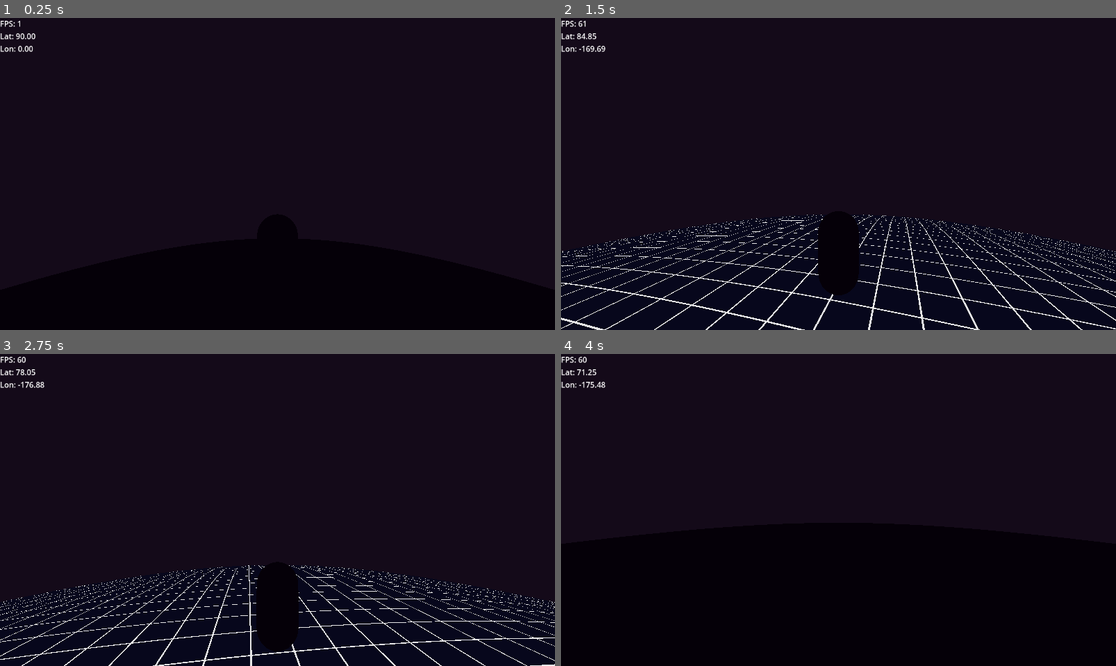
Above: before the commit, frames 1-4 (two rows, left to right).
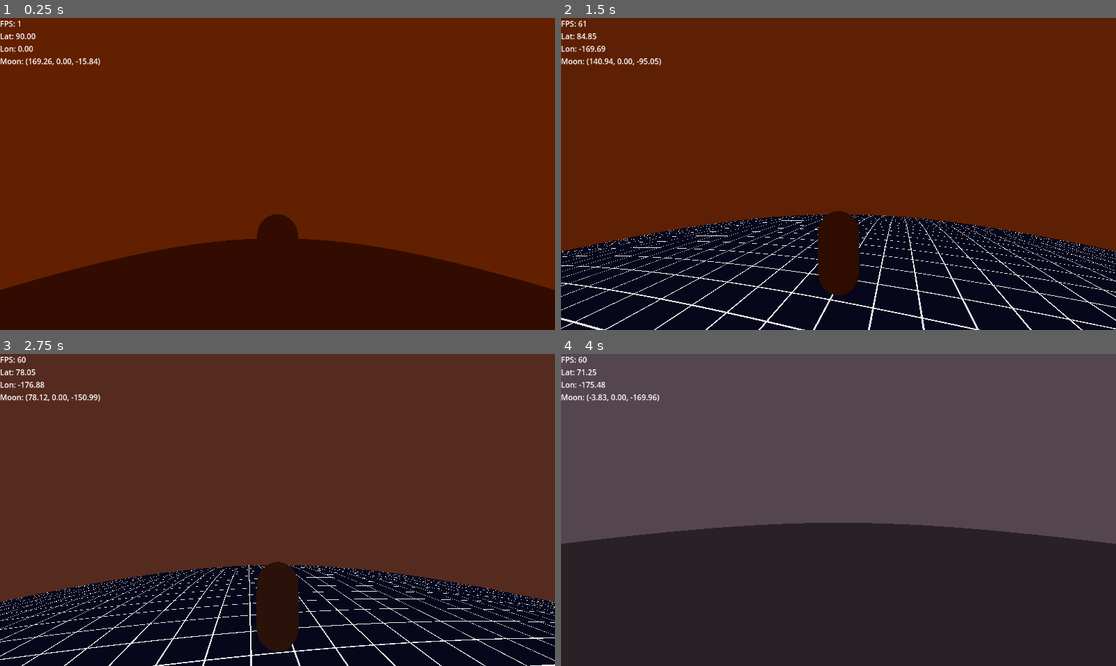
Above: after the commit, the same moments.

Repository: valfrom/LittlePlanet
Game: Godot game, scene res://world.tscn
Two runs of this game, one before a commit and one after it. Both use one fixed random seed, a clock stepped at 60 frames per second and the inputs below.
Inputs (mouse positions are in pixels of both pictures, inside the frame that each line leads up to):
- Up to frame 1 (0.25 s): no input
- Up to frame 2 (1.5 s): move the mouse to (866, 174) at 0.52 s; hold W (move_forward) from 0.53 s (still down); tap Space (jump) at 0.77 s; move the mouse to (810, 174) at 1.27 s
- Up to frame 3 (2.75 s): keep holding W (move_forward); tap Space (jump) at 1.52 s; move the mouse to (288, 503) at 2.02 s
- Up to frame 4 (4 s): keep holding W (move_forward); move the mouse to (832, 516) at 2.77 s; tap Space (jump) at 3.02, 3.77 s; move the mouse to (877, 513) at 3.52 s

The runs differ from the first frame. In frame 1, 100% of the frame differs, in the area x 0-100%, y 0-100%; in frame 2, 69%; in frame 3, 74%; in frame 4, 100%.

Commit message:
Add orbiting moon with omni light (#6)

Diff:
--- a/AtmosphereController.gd
+++ b/AtmosphereController.gd
@@ -2,7 +2,8 @@
 
 @export var player: Node3D
 @export var planet: Node3D
-@export var sun_light: DirectionalLight3D
+@export var moon_light: OmniLight3D
+@export var moon_mesh: MeshInstance3D
 @export var world_environment: WorldEnvironment
 @export var day_zenith_color: Color = Color(0.2, 0.45, 0.95)
 @export var day_horizon_color: Color = Color(0.55, 0.75, 1.0)
@@ -10,11 +11,12 @@
 @export var dusk_horizon_color: Color = Color(1.0, 0.4, 0.1)
 @export var night_zenith_color: Color = Color(0.02, 0.05, 0.1)
 @export var night_horizon_color: Color = Color(0.08, 0.04, 0.1)
-@export var sun_min_intensity: float = 0.05
 @export var sun_max_intensity: float = 2.0
+@export_range(0.0, 1.0, 0.01) var moon_brightness_boost: float = 0.2
 
 var _material: ShaderMaterial
 var _environment: Environment
+var _moon_material: BaseMaterial3D
 
 func _ready() -> void:
     _material = material_override as ShaderMaterial
@@ -22,13 +24,15 @@
         _environment = world_environment.environment
         if _environment and _environment.background_mode != Environment.BG_COLOR:
             _environment.background_mode = Environment.BG_COLOR
+    if moon_mesh:
+        _moon_material = moon_mesh.material_override as BaseMaterial3D
 
 func _process(delta: float) -> void:
-    if player == null or planet == null or sun_light == null or _material == null:
+    if player == null or planet == null or moon_light == null or _material == null:
         return
 
     var up_dir: Vector3 = (player.global_position - planet.global_position).normalized()
-    var sun_dir: Vector3 = -sun_light.global_transform.basis.z
+    var sun_dir: Vector3 = (moon_light.global_position - planet.global_position).normalized()
     var elevation: float = clamp(sun_dir.dot(up_dir), -1.0, 1.0)
 
     var daylight: float = clamp((elevation + 0.1) / 0.9, 0.0, 1.0)
@@ -45,10 +49,15 @@
     _material.set_shader_parameter("horizon_color", horizon_color)
 
     var sun_tint: Color = horizon_color.lerp(Color.WHITE, daylight)
-    sun_light.light_color = sun_tint
-
-    var intensity_mix: float = daylight * (1.0 - sunset)
-    sun_light.light_energy = lerp(sun_min_intensity, sun_max_intensity, intensity_mix)
+    var moon_glow: Color = sun_tint.lerp(Color.WHITE, moon_brightness_boost)
+    moon_light.light_color = moon_glow
+    moon_light.light_energy = sun_max_intensity
+    if _moon_material:
+        _moon_material.albedo_color = moon_glow
+        if "emission_enabled" in _moon_material:
+            _moon_material.emission_enabled = true
+            _moon_material.emission = moon_glow
+            _moon_material.emission_energy = 1.0 + moon_brightness_boost * 2.0
 
     if _environment:
         _environment.background_color = horizon_color
--- a/HUD.gd
+++ b/HUD.gd
@@ -2,6 +2,7 @@
 
 @export var player: Node3D
 @export var planet: Node3D
+@export var moon: Node3D
 
 @onready var label: Label = $Label
 
@@ -10,6 +11,7 @@
 
 	var lat_deg := 0.0
 	var lon_deg := 0.0
+	var moon_pos_text := "Moon: (n/a)"
 
 	if player != null and planet != null:
 		var local_pos := planet.to_local(player.global_position)
@@ -20,8 +22,17 @@
 			lat_deg = rad_to_deg(lat)
 			lon_deg = rad_to_deg(lon)
 
-	label.text = "FPS: %d\nLat: %.2f\nLon: %.2f" % [
+	if moon != null:
+		var moon_pos := moon.global_position
+		moon_pos_text = "Moon: (%.2f, %.2f, %.2f)" % [
+			moon_pos.x,
+			moon_pos.y,
+			moon_pos.z,
+		]
+
+	label.text = "FPS: %d\nLat: %.2f\nLon: %.2f\n%s" % [
 		fps,
 		lat_deg,
-		lon_deg
+		lon_deg,
+		moon_pos_text,
 	]
--- /dev/null
+++ b/Moon.gd
@@ -0,0 +1,28 @@
+extends Node3D
+
+@export var planet: Node3D
+@export var orbit_radius: float = 170.0
+@export var orbit_speed: float = 0.4
+@export var orbit_axis: Vector3 = Vector3.UP
+
+var _orbit_angle: float = 0.0
+
+func _ready() -> void:
+	if planet == null:
+		push_warning("Moon has no planet to orbit.")
+		return
+	_update_orbit_position()
+
+func _process(delta: float) -> void:
+	if planet == null:
+		return
+	_orbit_angle = wrapf(_orbit_angle + orbit_speed * delta, 0.0, TAU)
+	_update_orbit_position()
+
+func _update_orbit_position() -> void:
+	var pivot := planet.global_transform.origin
+	var offset := Vector3(orbit_radius, 0.0, 0.0)
+	var basis := Basis(orbit_axis.normalized(), _orbit_angle)
+	var orbit_position := pivot + basis * offset
+	global_transform = Transform3D(global_transform.basis, orbit_position)
+	look_at(pivot, Vector3.UP)
--- a/world.tscn
+++ b/world.tscn
@@ -1,11 +1,12 @@
-[gd_scene load_steps=15 format=3 uid="uid://cjds608jy4xuv"]
+[gd_scene load_steps=18 format=3 uid="uid://cjds608jy4xuv"]
 
 [ext_resource type="Material" uid="uid://cdmhn2hjag56n" path="res://PlanetCurvature.tres" id="1_f3sb7"]
 [ext_resource type="Script" uid="uid://mhvgxe13x8ng" path="res://Player.gd" id="2_fj7yv"]
 [ext_resource type="Script" uid="uid://cgf2d738d1fss" path="res://OrbitCamera.gd" id="3_tlwt5"]
 [ext_resource type="Script" uid="uid://du64yerbgjgaa" path="res://HUD.gd" id="4_aqk2v"]
+[ext_resource type="Script" uid="uid://bgn4v6y0d2oxf" path="res://Moon.gd" id="5_l4v74"]
 [ext_resource type="Material" path="res://AtmosphereMaterial.tres" id="6_fx2th"]
-[ext_resource type="Script" uid="uid://b2qlcqewkbmev" path="res://AtmosphereController.gd" id="7_28gmi"]
+[ext_resource type="Script" uid="uid://xnafrinm1vra" path="res://AtmosphereController.gd" id="7_28gmi"]
 
 [sub_resource type="Environment" id="Environment_tlwt5"]
 background_mode = 1
@@ -34,6 +35,15 @@
 
 [sub_resource type="CapsuleMesh" id="CapsuleMesh_tlwt5"]
 
+[sub_resource type="StandardMaterial3D" id="StandardMaterial3D_3df6x"]
+albedo_color = Color(0.74, 0.72, 0.7, 1)
+metallic = 0.08
+roughness = 0.92
+
+[sub_resource type="SphereMesh" id="SphereMesh_67n3l"]
+radius = 15.0
+height = 30.0
+
 [node name="World" type="Node3D"]
 
 [node name="WorldEnvironment" type="WorldEnvironment" parent="."]
@@ -47,15 +57,18 @@
 material_override = ExtResource("1_f3sb7")
 mesh = SubResource("SphereMesh_tlwt5")
 
-[node name="Atmosphere" type="MeshInstance3D" parent="Planet" node_paths=PackedStringArray("player", "planet", "sun_light", "world_environment")]
+[node name="Atmosphere" type="MeshInstance3D" parent="Planet" node_paths=PackedStringArray("player", "planet", "moon_light", "moon_mesh", "world_environment")]
 material_override = ExtResource("6_fx2th")
 cast_shadow = 0
 mesh = SubResource("SphereMesh_qjrcu")
 script = ExtResource("7_28gmi")
 player = NodePath("../../Player")
 planet = NodePath("..")
-sun_light = NodePath("")
+moon_light = NodePath("../../Moon/MoonLight")
+moon_mesh = NodePath("../../Moon/MeshInstance3D")
 world_environment = NodePath("../../WorldEnvironment")
+dusk_zenith_color = Color(0.3376045, 0.13036183, 0.21543393, 1)
+dusk_horizon_color = Color(0.38550982, 0.12536559, 7.219613e-08, 1)
 
 [node name="CollisionShape3D" type="CollisionShape3D" parent="Planet"]
 shape = SubResource("SphereShape3D_gv5m4")
@@ -75,11 +88,26 @@
 [node name="MeshInstance3D" type="MeshInstance3D" parent="Player"]
 mesh = SubResource("CapsuleMesh_tlwt5")
 
-[node name="HUD" type="CanvasLayer" parent="." node_paths=PackedStringArray("player", "planet")]
+[node name="HUD" type="CanvasLayer" parent="." node_paths=PackedStringArray("player", "planet", "moon")]
 script = ExtResource("4_aqk2v")
 player = NodePath("../Player")
 planet = NodePath("../Planet")
+moon = NodePath("../Moon")
 
 [node name="Label" type="Label" parent="HUD"]
 offset_right = 40.0
 offset_bottom = 23.0
+
+[node name="Moon" type="Node3D" parent="." node_paths=PackedStringArray("planet")]
+script = ExtResource("5_l4v74")
+planet = NodePath("../Planet")
+
+[node name="MeshInstance3D" type="MeshInstance3D" parent="Moon"]
+material_override = SubResource("StandardMaterial3D_3df6x")
+mesh = SubResource("SphereMesh_67n3l")
+
+[node name="MoonLight" type="OmniLight3D" parent="Moon"]
+light_energy = 2.0
+shadow_enabled = true
+shadow_bias = 0.01
+omni_range = 400.0
Not shown, added: AtmosphereController.gd.uid
Not shown, added: Moon.gd.uid
